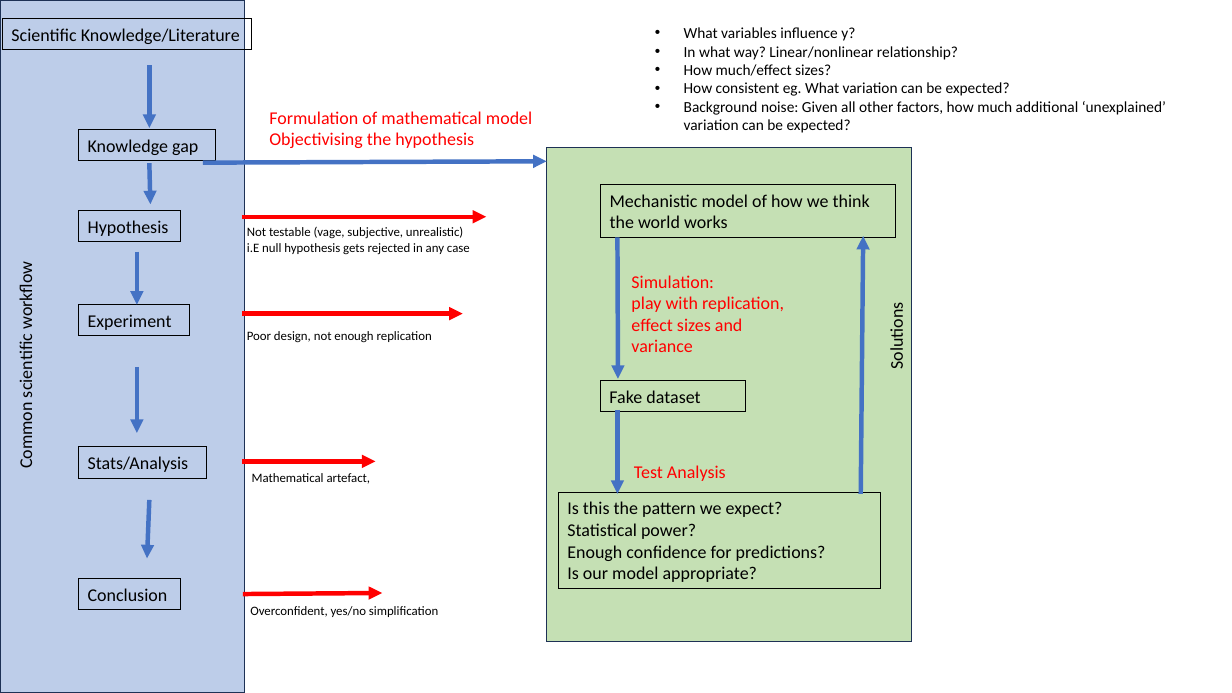
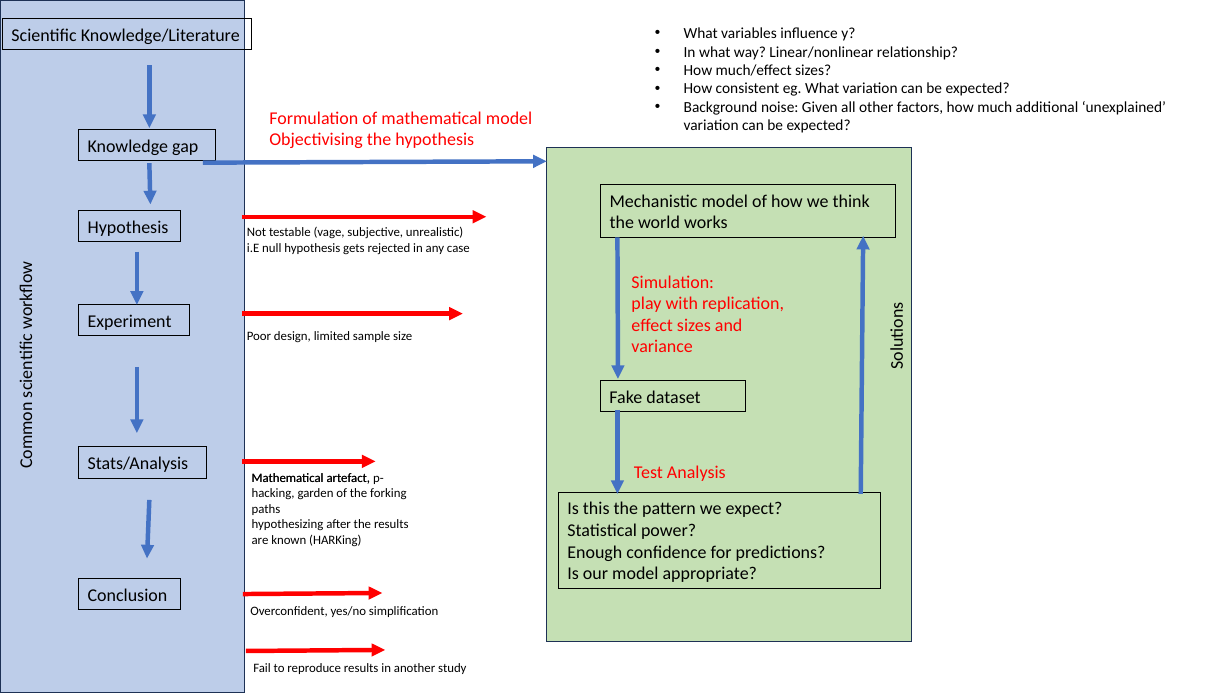
Before and after one commit to FrederikBaumgarten/SimulatingData, a slide deck: slide 1 of analyses/figures/figures_simulation.pptx. Drawn at 1232x693 pixels with LibreOffice and Linux fonts; fonts in the diff are those of the drawing. Boxes give left, top, right and bottom in pixels: in the first picture for what was removed or moved away, otherwise in the second. Text is boxed around its words. In the diff, an @@ line names an element or a change of style, - is before the commit and + after.

```diff
--- a/analyses/figures/figures_simulation.pptx
+++ b/analyses/figures/figures_simulation.pptx
@@ text at [247, 331, 412, 343]: text changed @@
-Poor design, not enough replication
+Poor design, limited sample size
@@ text added at [252, 475, 409, 547], 10 pt, text #000000 @@
+Mathematical artefact, p-hacking, garden of the forking paths
+hypothesizing after the results are known (HARKing)
@@ arrow added from (246, 652) to (385, 650), #FF0000 3.5 pt @@
@@ text added at [253, 663, 466, 674], 10 pt, text #000000 @@
+Fail to reproduce results in another study
```
Also in this commit, not shown: 2 slides added, 2 other files.
